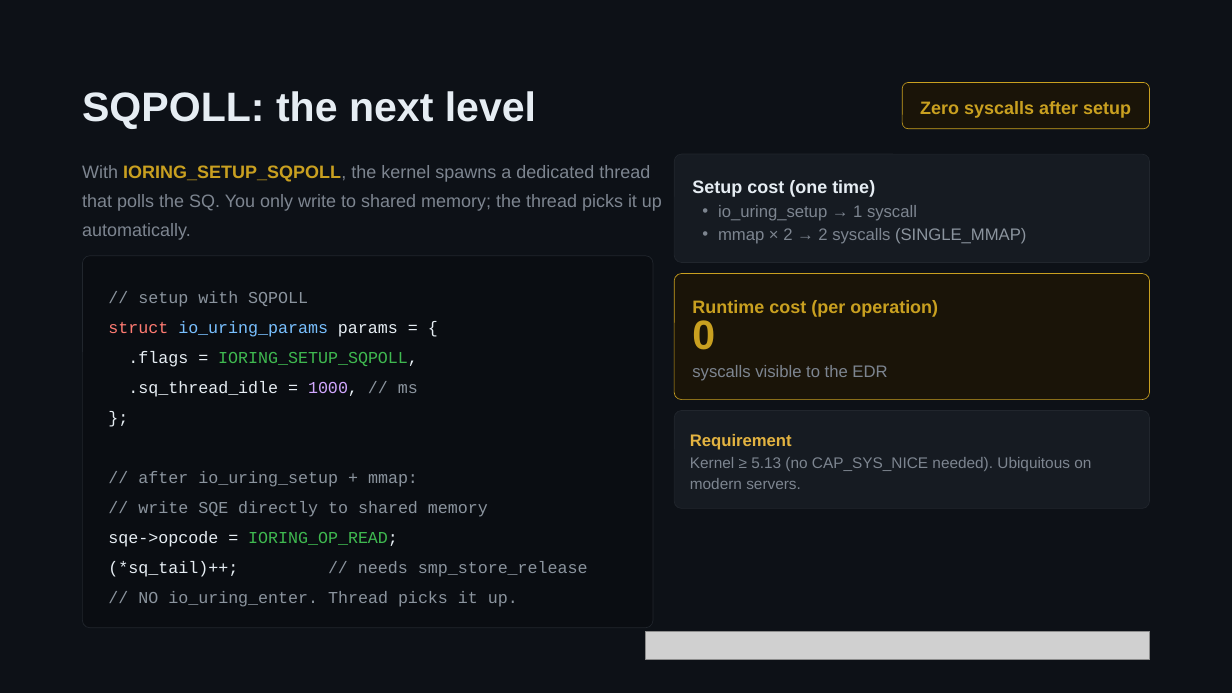
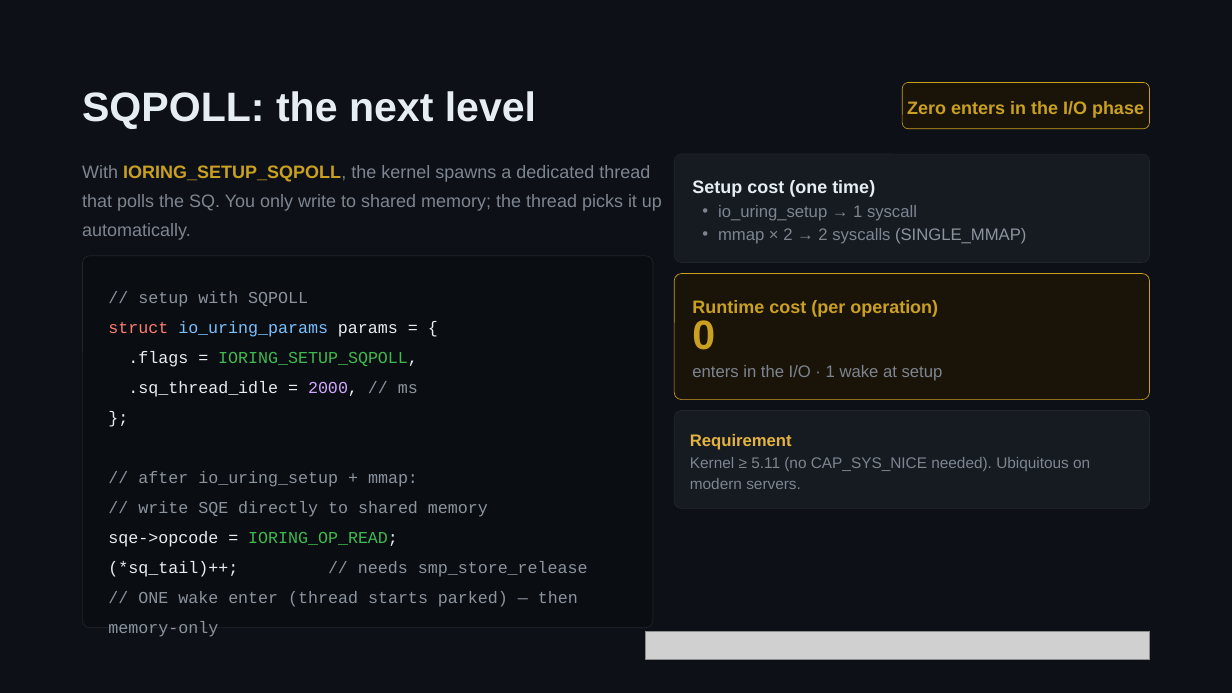
Before and after one commit to maycon/I-OWN-URING, a slide deck: slide 17 of talk/What EDRs Don't See - Syscall-less Shellcode via io_uring.pptx. Drawn at 1232x693 pixels with LibreOffice and Linux fonts; fonts in the diff are those of the drawing; grey boxes stand for pictures. Boxes give left, top, right and bottom in pixels: in the first picture for what was removed or moved away, otherwise in the second. Text is boxed around its words. In the diff, an @@ line names an element or a change of style, - is before the commit and + after.

```diff
--- a/talk/What EDRs Don't See - Syscall-less Shellcode via io_uring.pptx
+++ b/talk/What EDRs Don't See - Syscall-less Shellcode via io_uring.pptx
@@ text in rounded rectangle at (907, 101, 1144, 118): text changed @@
-Zero syscalls after setup
+Zero enters in the I/O phase
@@ text at (128, 381, 418, 397): text changed @@
-.sq_thread_idle = 1000, // ms
+.sq_thread_idle = 2000, // ms
@@ text at (692, 365, 943, 381): text changed @@
-syscalls visible to the EDR
+enters in the I/O · 1 wake at setup
@@ text at (690, 457, 1090, 489): text changed @@
-Kernel ≥ 5.13 (no CAP_SYS_NICE needed). Ubiquitous on modern servers.
+Kernel ≥ 5.11 (no CAP_SYS_NICE needed). Ubiquitous on modern servers.
@@ text at (108, 591, 578, 637): text changed @@
-// NO io_uring_enter. Thread picks it up.
+// ONE wake enter (thread starts parked) — then memory-only
```
Also in this commit, not shown: 6 other slides changed, 1 other file.
